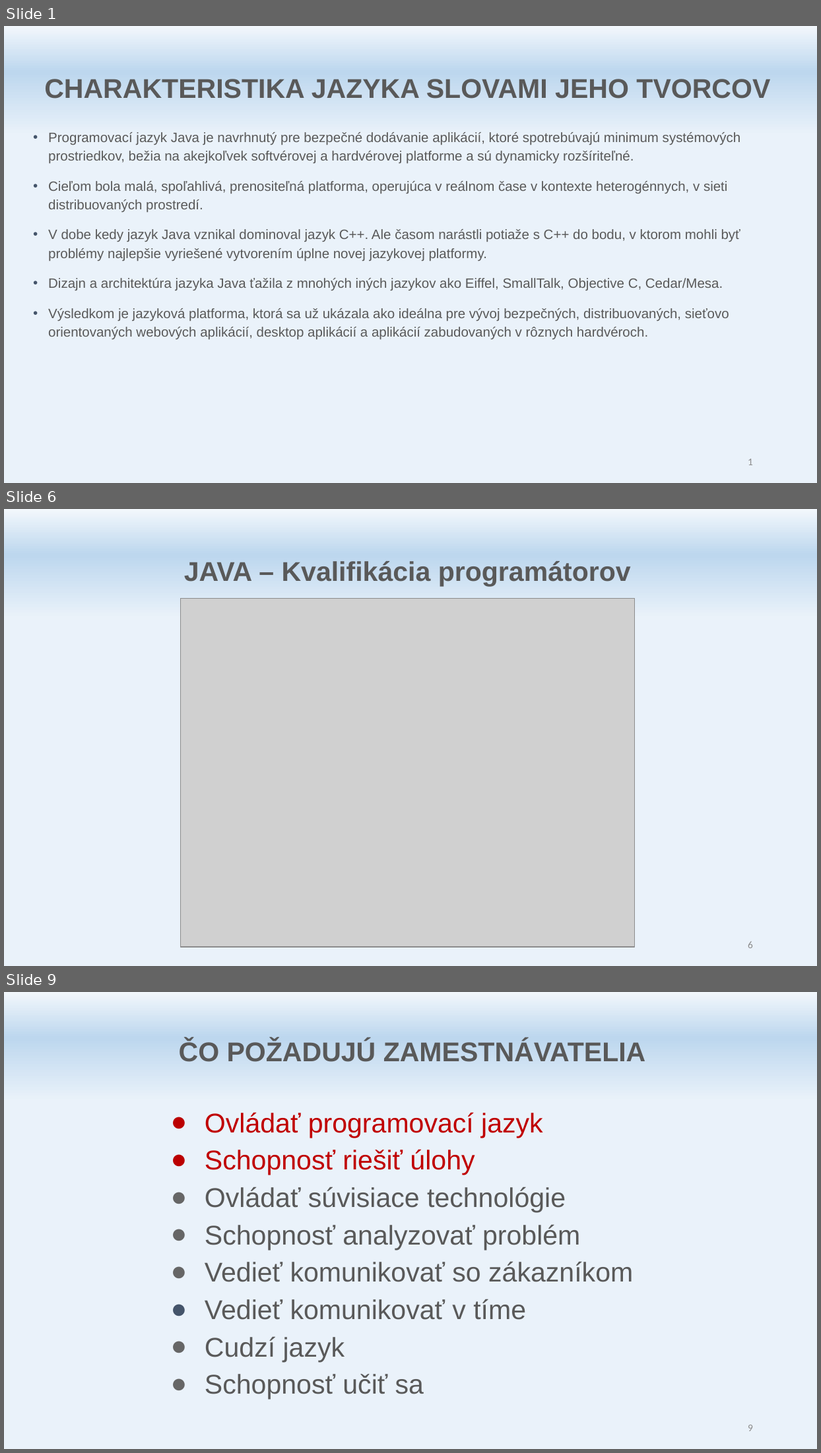
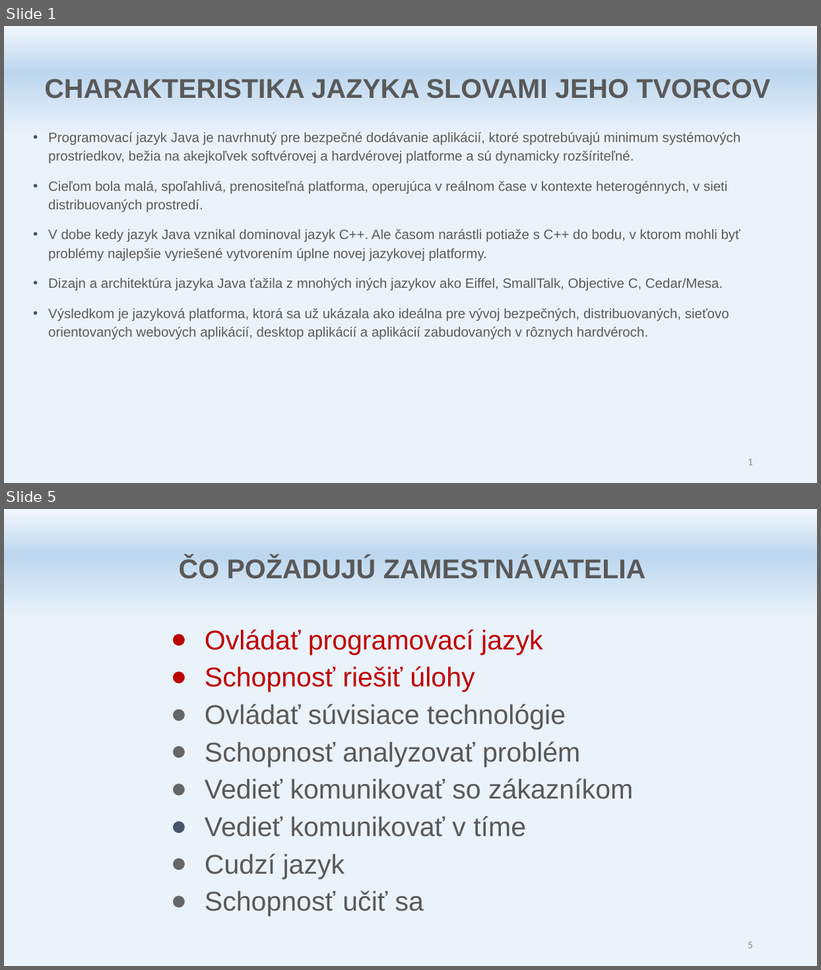
Before and after one commit to marekITLearning/java1, a slide deck: doc/Java ITL A - Uvod.pptx. Shown one above the other, each under a label of ours: slides 1, 6 and 9 before the commit, slides 1 and 5 after it; the slides between them are not shown. The pictures are 821x1453 and 821x970 pixels, drawn with LibreOffice and Linux fonts; fonts in the diff are those of the drawing; grey boxes stand for pictures. Boxes give left, top, right and bottom in pixels: in the first picture for what was removed or moved away, otherwise in the second. Text is boxed around its words. In the diff, an @@ line names an element or a change of style, - is before the commit and + after.

```diff
--- a/doc/Java ITL A - Uvod.pptx
+++ b/doc/Java ITL A - Uvod.pptx
@@ slide 6 removed at [4,509,817,966], background gradient #F2F7FC to #BDD7EE to #EAF2FA @@
@@ text removed at [184,561,631,587] @@
-JAVA – Kvalifikácia programátorov
@@ picture removed at [180,599,634,947] @@
@@ page number removed at [748,941,753,949] @@
-6
@@ what was slide 9 is now slide 5 @@
@@ page number at [748,942,753,949]: text changed @@
-9
+5
```
Also in this commit, not shown: 3 slides changed, 4 slides added, 7 other slides removed, 21 other files.
